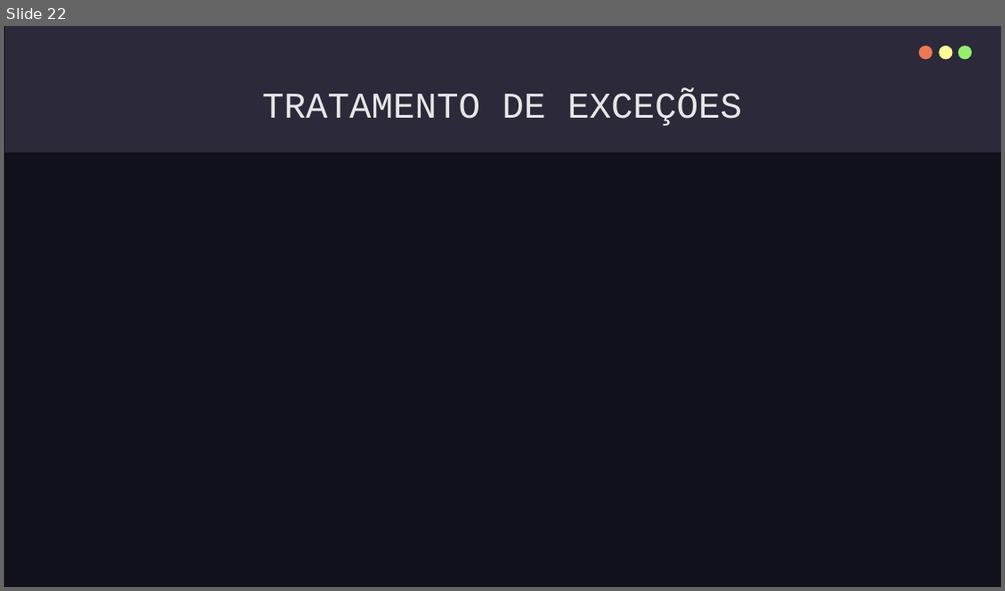
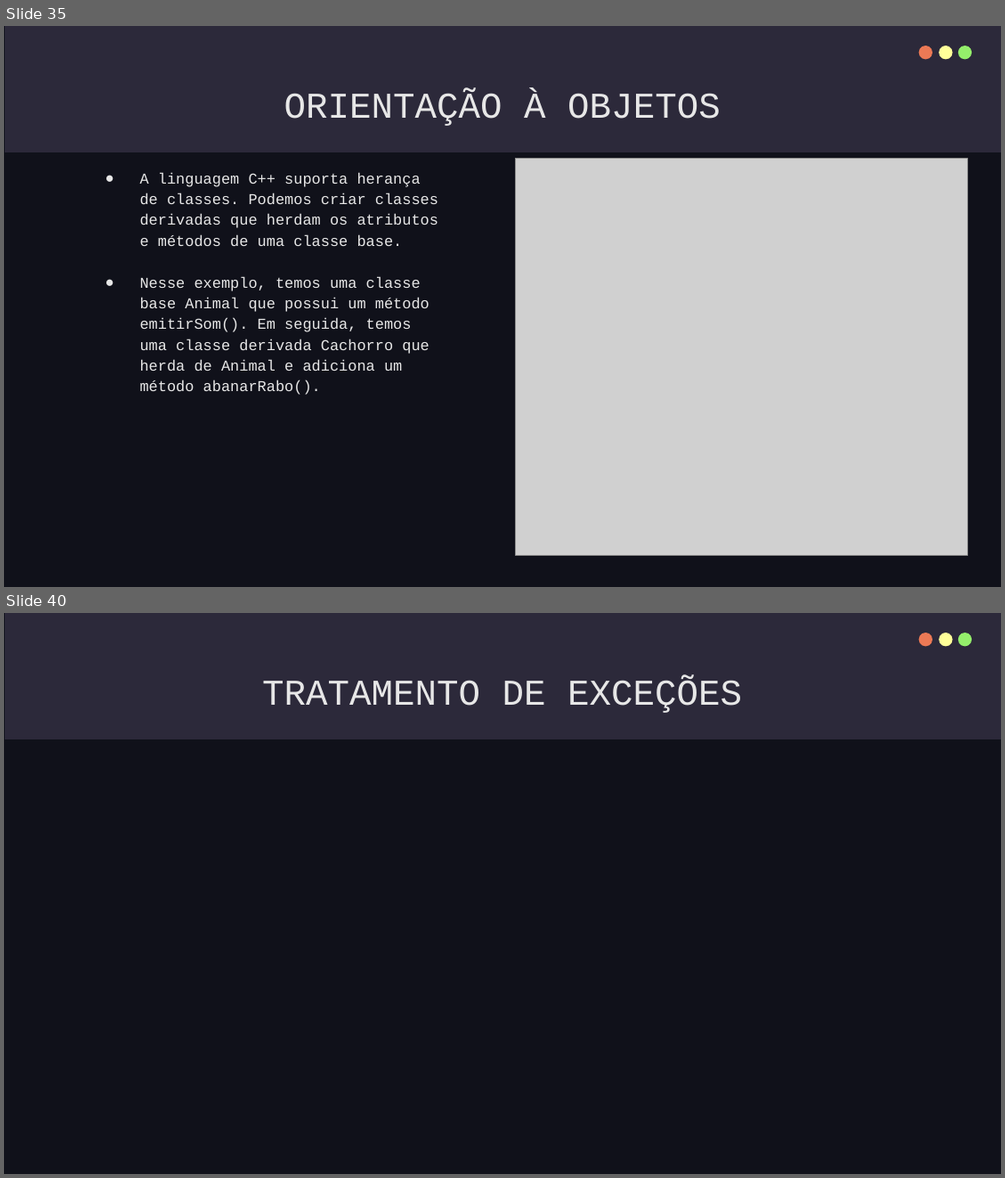
Before and after one commit to IgorTorquatto/Prolog, a slide deck: C++.pptx. Shown one above the other, each under a label of ours: slide 22 before the commit, slides 35 and 40 after it; the slides between them are not shown. The pictures are 1005x591 and 1005x1178 pixels, drawn with LibreOffice and Linux fonts; fonts in the diff are those of the drawing; grey boxes stand for pictures. Boxes give left, top, right and bottom in pixels: in the first picture for what was removed or moved away, otherwise in the second. Text is boxed around its words. In the diff, an @@ line names an element or a change of style, - is before the commit and + after.

```diff
--- a/C++.pptx
+++ b/C++.pptx
@@ slide 35 added at [4,26,1001,587], background #10111A; not listed: 4 template elements that a slide beside it also shows @@
@@ title added at [284,93,720,126], 35 pt, text #E7E7E7 @@
+ORIENTAÇÃO À OBJETOS
@@ picture added at [516,159,967,555] @@
@@ text added at [140,172,438,394], 14.5 pt, text #E7E7E7 @@
+● A linguagem C++ suporta herança de classes. Podemos criar classes derivadas que herdam os atributos e métodos de uma classe base.
+● Nesse exemplo, temos uma classe base Animal que possui um método emitirSom(). Em seguida, temos uma classe derivada Cachorro que herda de Animal e adiciona um método abanarRabo().
@@ what was slide 22 is now slide 40 @@
```
Also in this commit, not shown: 1 slide changed, 18 other slides added, 1 slide removed.
